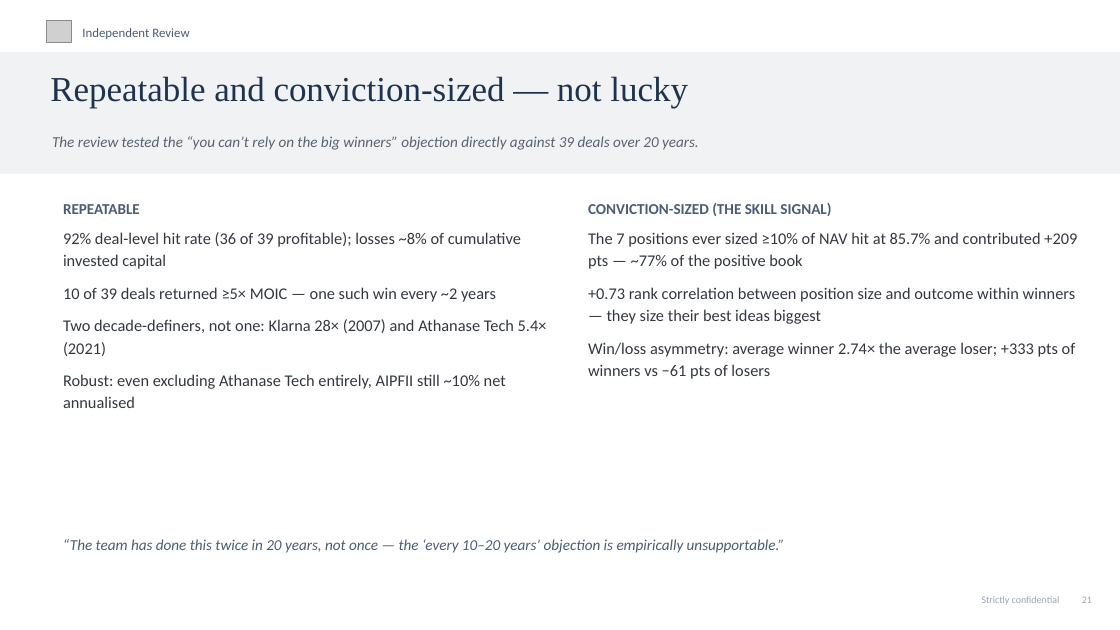
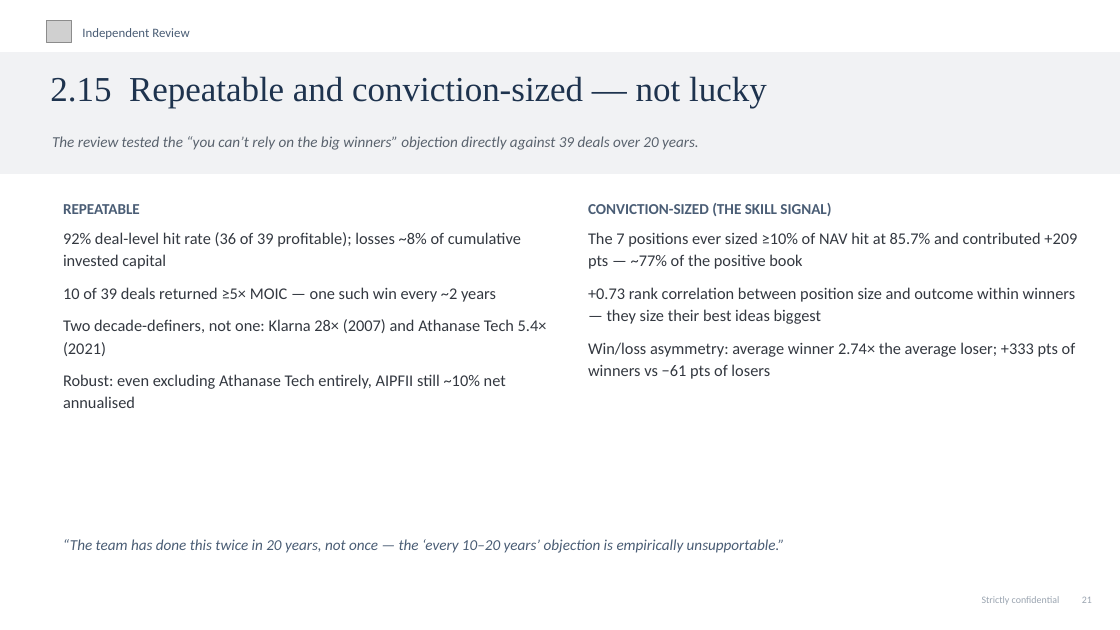
Before and after one commit to charette-lab/Claude, a slide deck: slide 24 of Athanase_Engaged_Ownership_Allocator_Deck.pptx. Drawn at 1120x630 pixels with LibreOffice and Linux fonts; fonts in the diff are those of the drawing; grey boxes stand for pictures. Boxes give left, top, right and bottom in pixels: in the first picture for what was removed or moved away, otherwise in the second. Text is boxed around its words. In the diff, an @@ line names an element or a change of style, - is before the commit and + after.

```diff
--- a/Athanase_Engaged_Ownership_Allocator_Deck.pptx
+++ b/Athanase_Engaged_Ownership_Allocator_Deck.pptx
@@ text at box(50, 76, 767, 108): text changed @@
-Repeatable and conviction-sized — not lucky
+2.15 Repeatable and conviction-sized — not lucky
```
Also in this commit, not shown: 21 other slides changed, 1 other file.
